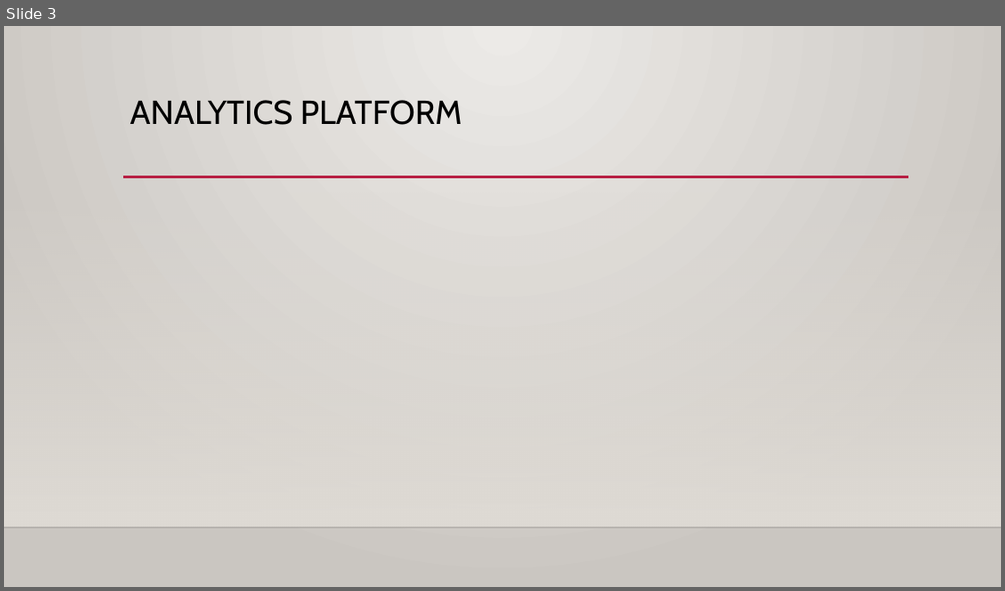
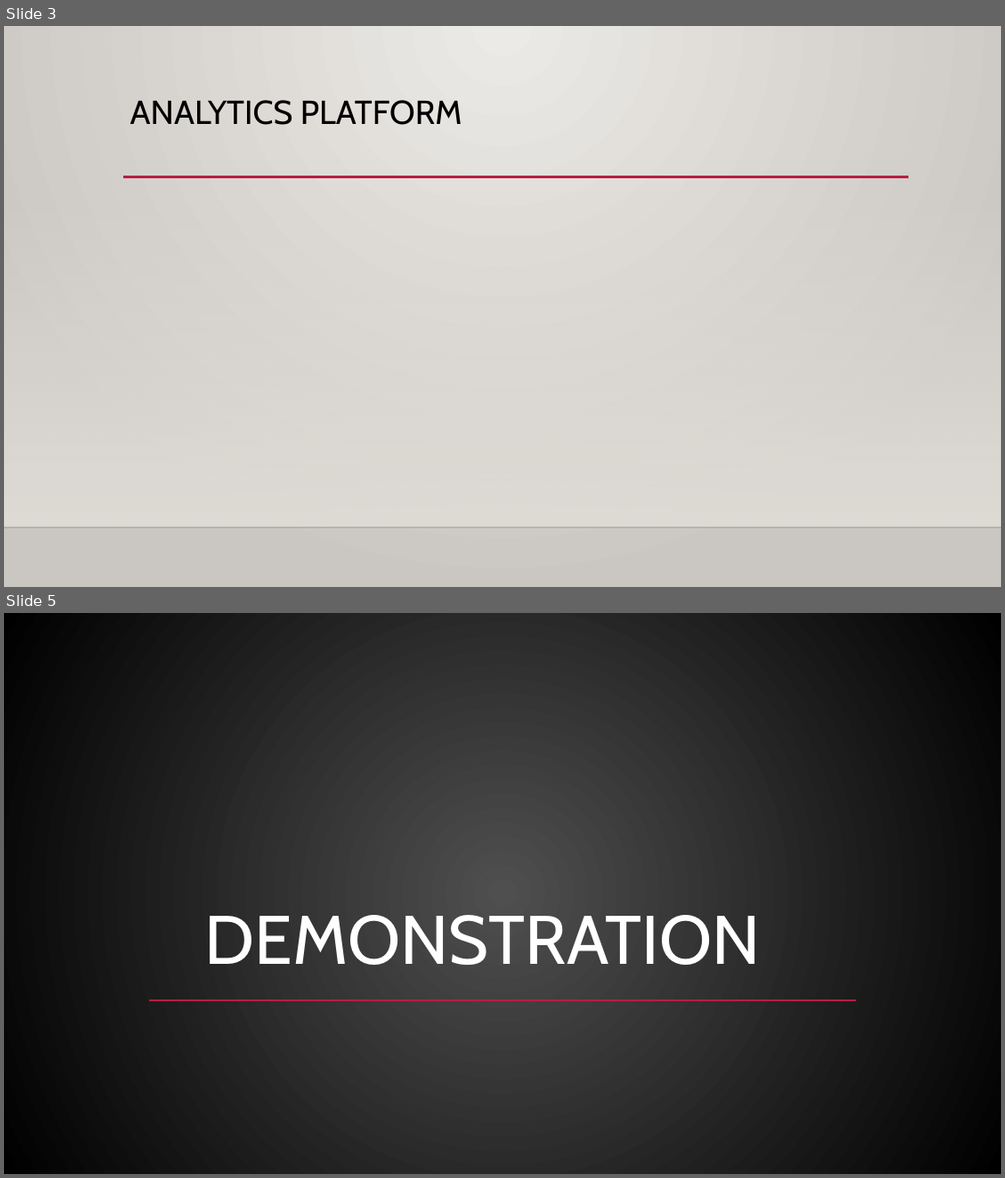
Before and after one commit to Shan-KulK/SENG3011_Y_2, a slide deck: Reports/SENG3011 D3.pptx. Shown one above the other, each under a label of ours: slide 3 before the commit, slides 3 and 5 after it; the slides between them are not shown. The pictures are 1005x591 and 1005x1178 pixels, drawn with LibreOffice and Linux fonts; fonts in the diff are those of the drawing; grey boxes stand for pictures; background and template pictures are left out. Boxes give left, top, right and bottom in pixels: in the first picture for what was removed or moved away, otherwise in the second. Text is boxed around its words. In the diff, an @@ line names an element or a change of style, - is before the commit and + after.

```diff
--- a/Reports/SENG3011 D3.pptx
+++ b/Reports/SENG3011 D3.pptx
@@ slide 5 added at box(4, 613, 1001, 1174), background gradient #505050 to #000000; not listed: 2 template elements that a slide beside it also shows @@
@@ rectangle added at box(4, 613, 1001, 1174), fill gradient #505050 to #000000 @@
@@ rectangle added at box(4, 779, 1001, 1114), fill gradient #454545 @@
@@ rectangle added at box(4, 779, 1001, 1114), fill gradient #454545 @@
@@ line added from (202, 901) to (908, 901), #B71E42 2.5 pt @@
@@ title added at box(205, 915, 760, 965), 66 pt, text #FFFFFF @@
+DEMONSTRATION
@@ line added from (149, 1000) to (857, 1000), #B71E42 2.5 pt @@
@@ picture added at box(4, 1114, 1001, 1174) @@
@@ line added from (4, 1114) to (1001, 1114), #000001 1 pt @@
```
Also in this commit, not shown: 1 slide changed.
